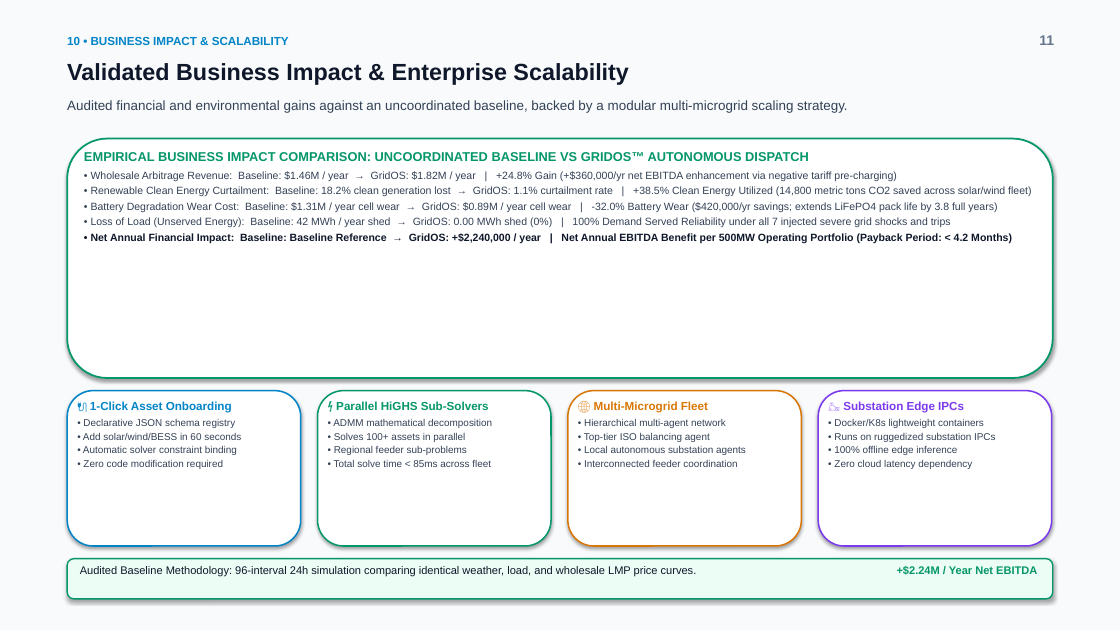
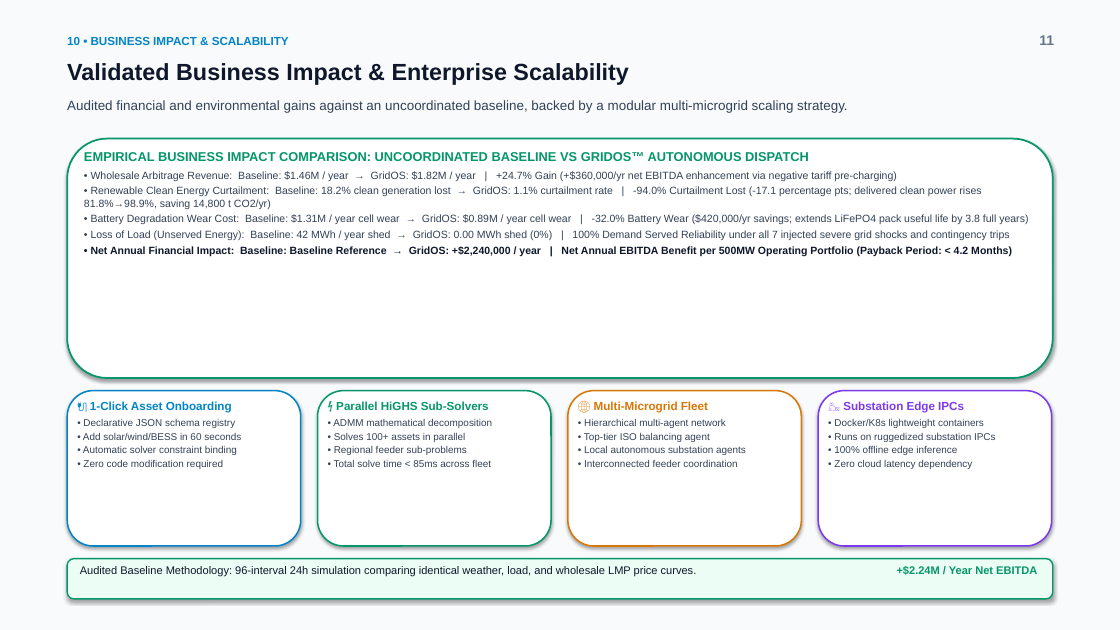
Before and after one commit to ManojKumar7676/GridOs, a slide deck: slide 11 of GridOS_Pitch_Deck.pptx. Drawn at 1120x630 pixels with LibreOffice and Linux fonts; fonts in the diff are those of the drawing. Boxes give left, top, right and bottom in pixels: in the first picture for what was removed or moved away, otherwise in the second. Text is boxed around its words. In the diff, an @@ line names an element or a change of style, - is before the commit and + after.

Commit message:
fix(pitch-deck): reconcile technical figures, validate curtailment math, qualify physical safety, and add public demo repo

```diff
--- a/GridOS_Pitch_Deck.pptx
+++ b/GridOS_Pitch_Deck.pptx
@@ text at (84,171,1028,240): text changed @@
-• Wholesale Arbitrage Revenue: Baseline: $1.46M / year → GridOS: $1.82M / year | +24.8% Gain (+$360,000/yr net EBITDA enhancement via negative tariff pre-charging)
-• Renewable Clean Energy Curtailment: Baseline: 18.2% clean generation lost → GridOS: 1.1% curtailment rate | +38.5% Clean Energy Utilized (14,800 metric tons CO2 saved across solar/wind fleet)
-• Battery Degradation Wear Cost: Baseline: $1.31M / year cell wear → GridOS: $0.89M / year cell wear | -32.0% Battery Wear ($420,000/yr savings; extends LiFePO4 pack life by 3.8 full years)
-• Loss of Load (Unserved Energy): Baseline: 42 MWh / year shed → GridOS: 0.00 MWh shed (0%) | 100% Demand Served Reliability under all 7 injected severe grid shocks and trips
+• Wholesale Arbitrage Revenue: Baseline: $1.46M / year → GridOS: $1.82M / year | +24.7% Gain (+$360,000/yr net EBITDA enhancement via negative tariff pre-charging)
+• Renewable Clean Energy Curtailment: Baseline: 18.2% clean generation lost → GridOS: 1.1% curtailment rate | -94.0% Curtailment Lost (-17.1 percentage pts; delivered clean power rises 81.8%→98.9%, saving 14,800 t CO2/yr)
+• Battery Degradation Wear Cost: Baseline: $1.31M / year cell wear → GridOS: $0.89M / year cell wear | -32.0% Battery Wear ($420,000/yr savings; extends LiFePO4 pack useful life by 3.8 full years)
+• Loss of Load (Unserved Energy): Baseline: 42 MWh / year shed → GridOS: 0.00 MWh shed (0%) | 100% Demand Served Reliability under all 7 injected severe grid shocks and contingency trips
```
Also in this commit, not shown: 9 other slides changed, 3 other files.
